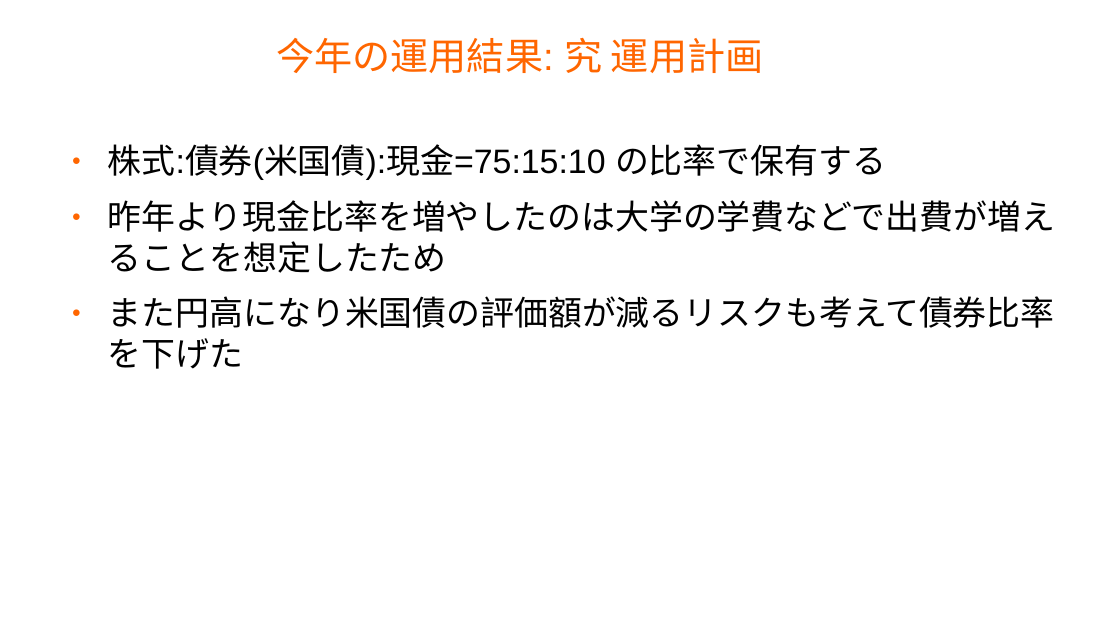
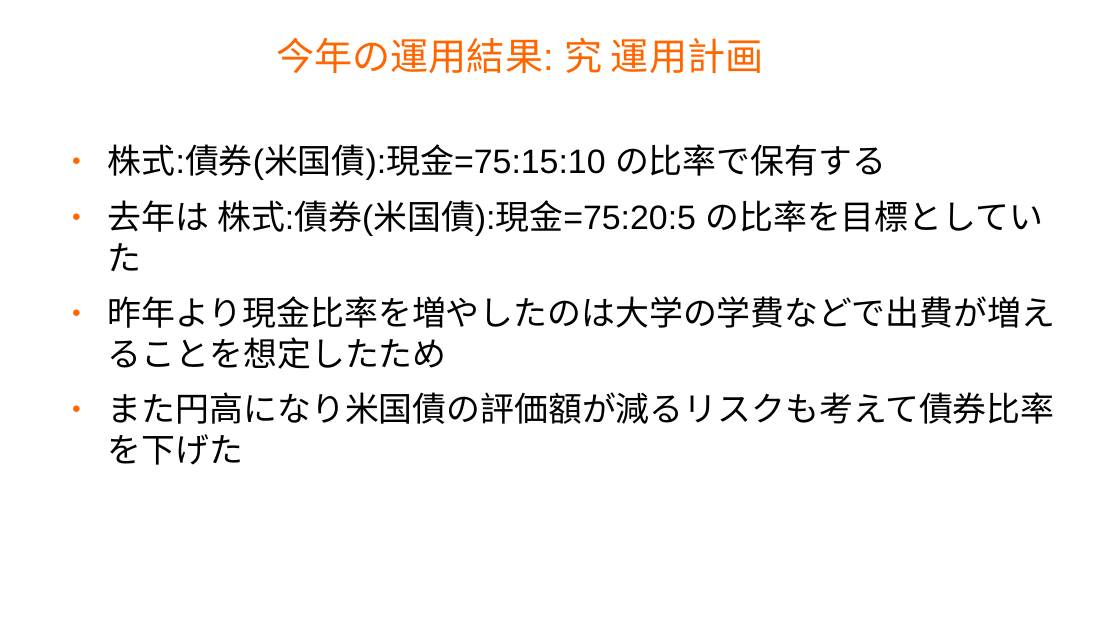
Before and after one commit to master-q/masterq-docs, a slide deck: slide 31 of presentations/20231126-invest_report/20231126-invest_report.odp. Drawn at 1120x630 pixels with LibreOffice and Linux fonts; fonts in the diff are those of the drawing; background and template pictures are left out. Boxes give left, top, right and bottom in pixels: in the first picture for what was removed or moved away, otherwise in the second. Text is boxed around its words. In the diff, an @@ line names an element or a change of style, - is before the commit and + after.

```diff
--- a/presentations/20231126-invest_report/20231126-invest_report.odp
+++ b/presentations/20231126-invest_report/20231126-invest_report.odp
@@ text at [108, 200, 1043, 271]: paragraph added @@
+● 去年は 株式:債券(米国債):現金=75:20:5 の比率を目標としていた
```
Also in this commit, not shown: 4 other slides changed.
